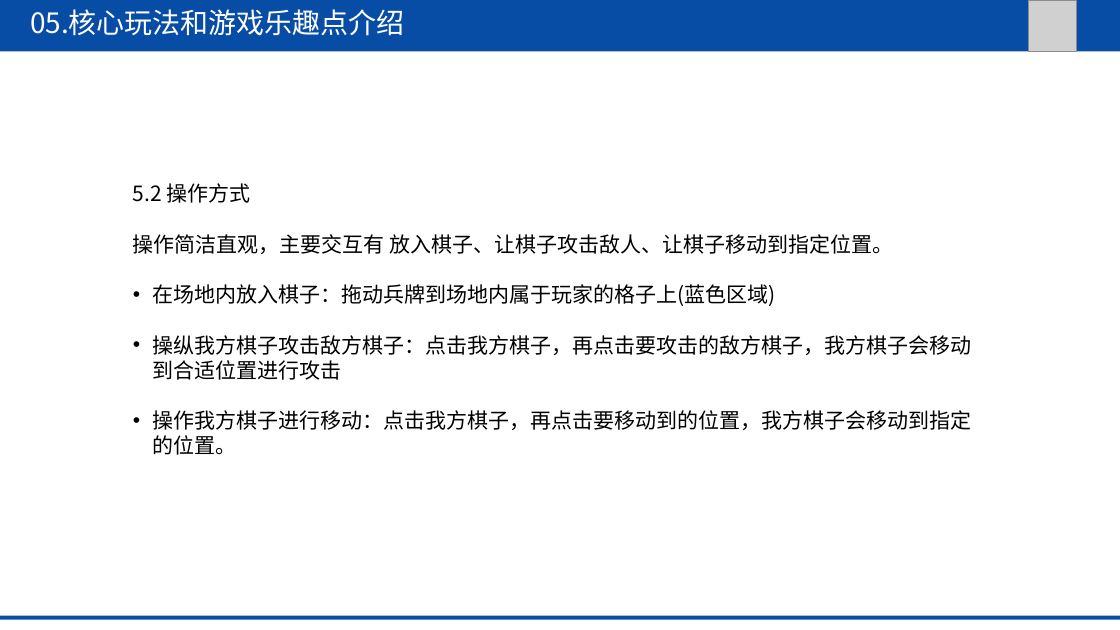
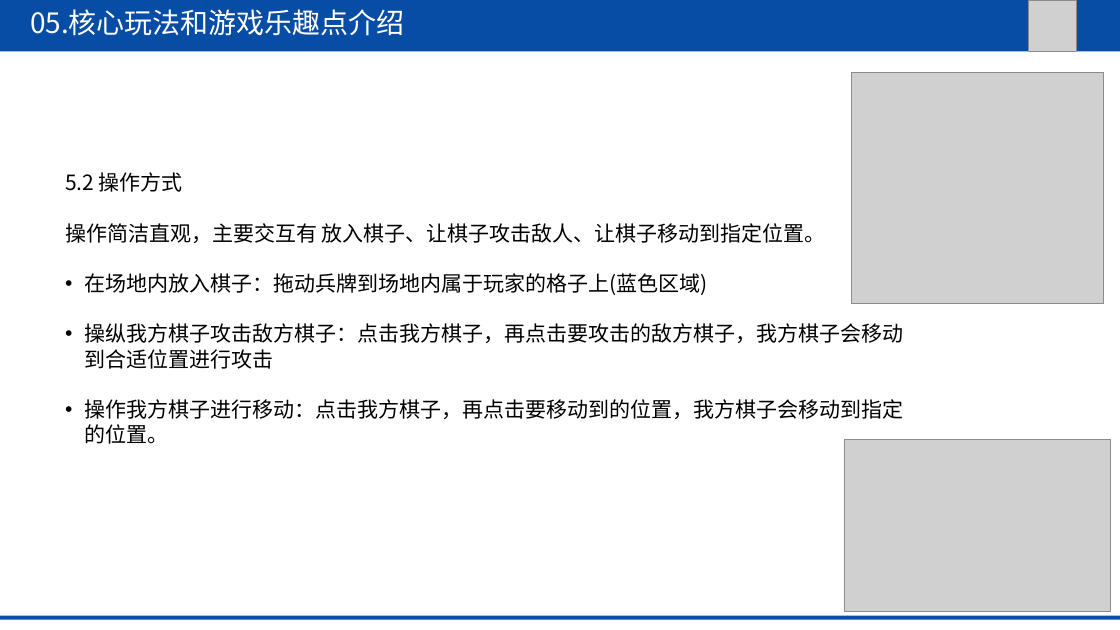
Before and after one commit to kotomineshiki/BMY, a slide deck: slide 10 of 文档ppt.ppt. Drawn at 1120x630 pixels with LibreOffice and Linux fonts; fonts in the diff are those of the drawing; grey boxes stand for pictures. Boxes give left, top, right and bottom in pixels: in the first picture for what was removed or moved away, otherwise in the second. Text is boxed around its words. In the diff, an @@ line names an element or a change of style, - is before the commit and + after.

```diff
--- a/文档ppt.ppt
+++ b/文档ppt.ppt
@@ picture added at (851, 72, 1103, 303) @@
@@ text "5.2 操作方式": place and size @@
-text "5.2 操作方式" at (133, 183, 972, 455)
+text "5.2 操作方式" at (65, 172, 904, 444)
@@ picture added at (845, 440, 1110, 611) @@
```
Also in this commit, not shown: 3 other slides changed, 2 other files.
